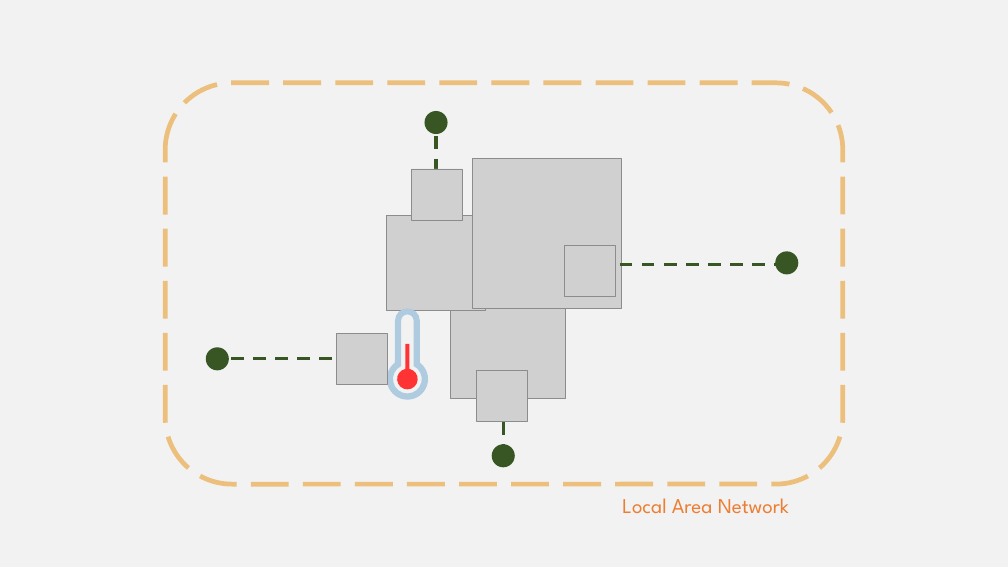
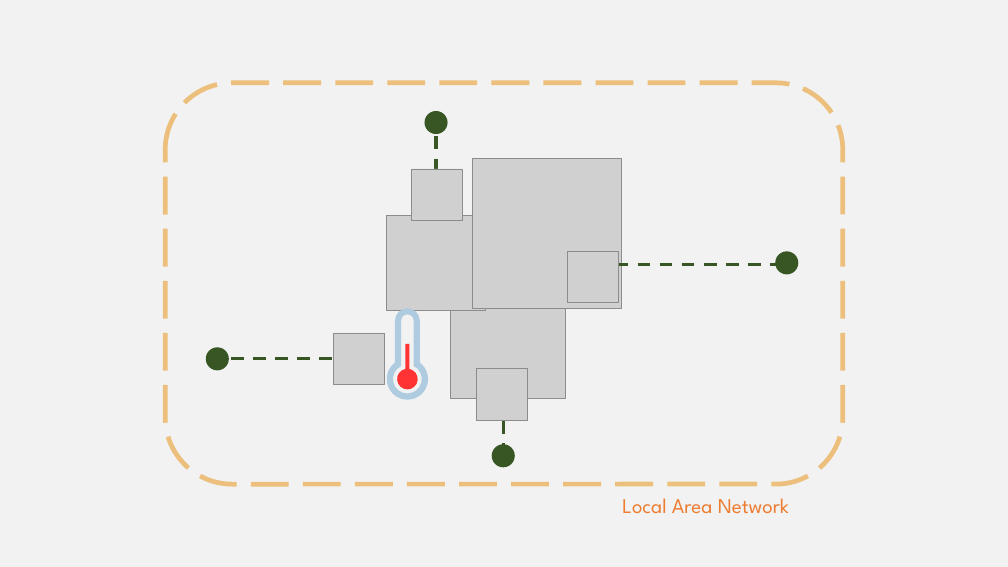
Before and after one commit to w3c/wot-cg, a slide deck: slide 31 of Tutorials/whatiswot/10-Building_Blocks/10-Building_Blocks.pptx. Drawn at 1008x567 pixels with LibreOffice and Linux fonts; fonts in the diff are those of the drawing; grey boxes stand for pictures; background and template pictures are left out. Boxes give left, top, right and bottom in pixels: in the first picture for what was removed or moved away, otherwise in the second. Text is boxed around its words. In the diff, an @@ line names an element or a change of style, - is before the commit and + after.

```diff
--- a/Tutorials/whatiswot/10-Building_Blocks/10-Building_Blocks.pptx
+++ b/Tutorials/whatiswot/10-Building_Blocks/10-Building_Blocks.pptx
@@ picture: place and size @@
-picture at <box>565,245,616,296</box>
+picture at <box>568,251,619,302</box>
@@ line moved from (598, 265) - (777, 265) to (616, 265) - (777, 265) @@
@@ line moved from (231, 359) - (368, 359) to (231, 359) - (337, 359) @@
@@ picture: place and size @@
-picture at <box>337,333,387,385</box>
+picture at <box>333,333,384,385</box>
```
Also in this commit, not shown: 3 other slides changed, 3 other files.
